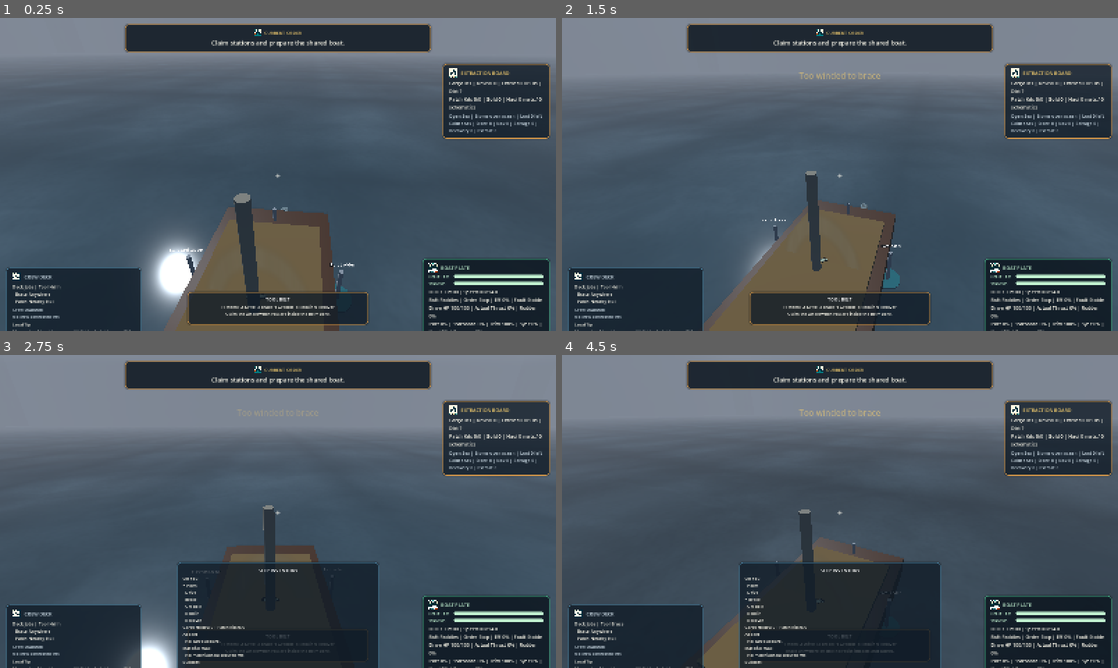
Above: before the commit, frames 1-4 (two rows, left to right).
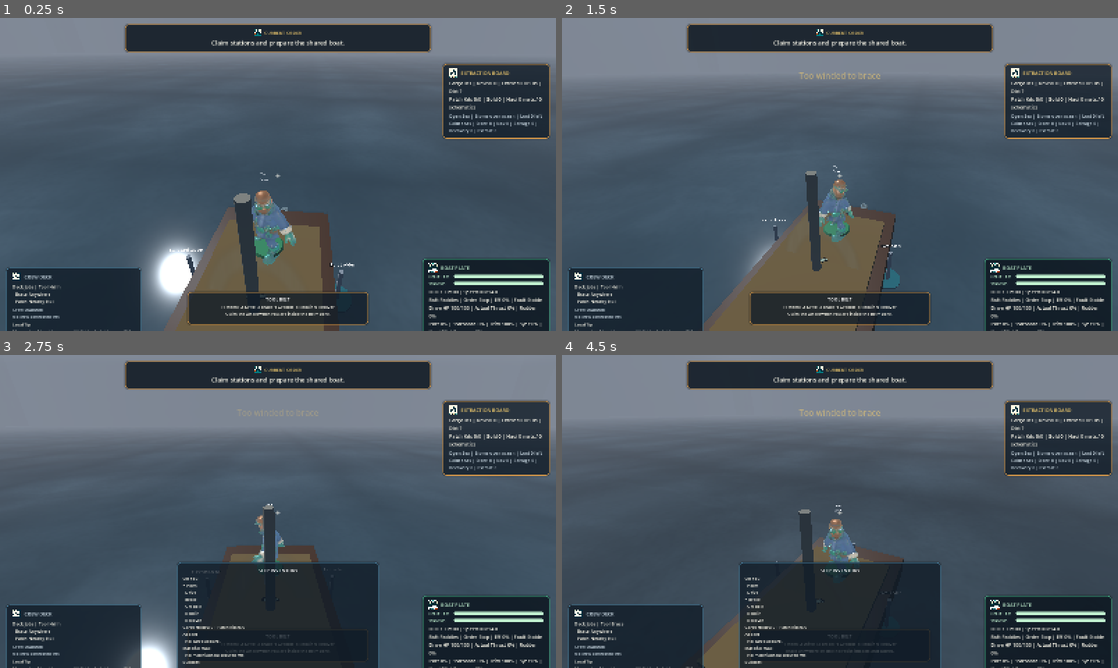
Above: after the commit, the same moments.

Repository: plypieng/built-a-boat-to-kill-mf
Game: Godot game, scene res://scenes/run_client/run_client.tscn
Same seed, same stepped clock (60 frames per second), same inputs: the game is played once before the commit and once after it. This scene is started directly instead of the project's main scene. A sky picture missing from this copy of the repository is replaced by a grey-blue gradient.
Inputs (mouse positions are in pixels of both pictures, inside the frame that each line leads up to):
- Up to frame 1 (0.25 s): no input
- Up to frame 2 (1.5 s): tap Enter at 0.5 s; move the mouse to (867, 174) at 0.52 s; hold Up from 0.53 s (still down); tap Tab at 0.6 s; click (867, 174) at 0.67 s; tap Space at 0.77 s; move the mouse to (812, 174) at 1.27 s; tap H at 1.35 s
- Up to frame 3 (2.75 s): keep holding Up; tap Space at 1.52 s; move the mouse to (289, 505) at 2.02 s; tap I at 2.1 s
- Up to frame 4 (4.5 s): keep holding Up; move the mouse to (834, 517) at 2.77 s; tap 1 at 2.85 s; click (834, 517) at 2.92 s; tap Space at 3.02, 3.77 s; move the mouse to (878, 514) at 3.52 s; tap 2 at 3.6 s; move the mouse to (795, 508) at 4.27 s; tap 3 at 4.35 s

The runs differ from the first frame. In frame 1, 1.1% of the frame differs, in the area x 45-54%, y 49-80%; in frame 2, 0.8%; in frame 3, 0.2%; in frame 4, 0.6%.

Commit message:
Extract run local avatar scene

Diff:
--- a/scenes/run_client/run_client.gd
+++ b/scenes/run_client/run_client.gd
@@ -2,6 +2,7 @@
 
 const HANGAR_SCENE := "res://scenes/hangar/hangar.tscn"
 const LOADING_SCENE := "res://scenes/boot/loading_screen.tscn"
+const PLAYER_CONTROLLER_SCENE := preload("res://scenes/shared/avatar/player_controller_3d.tscn")
 const PLAYER_AVATAR_VISUAL_SCENE := preload("res://scenes/shared/avatar/player_avatar_visual.tscn")
 const RunWorldGenerator = preload("res://systems/worldgen/run_world_generator.gd")
 const HudIconLibrary = preload("res://scenes/shared/hud_icon_library.gd")
@@ -93,6 +94,7 @@
 var main_block_container: Node3D
 var sinking_chunk_container: Node3D
 var crew_container: Node3D
+var local_run_avatar_controller: CharacterBody3D
 var wake_root: Node3D
 var wake_mesh_instance: MeshInstance3D
 var wake_material: ShaderMaterial
@@ -377,6 +379,7 @@
 	_build_recovery_visuals()
 
 	crew_container = _ensure_child_node3d(boat_root, "CrewContainer")
+	_build_local_run_avatar_controller()
 	wake_root = _ensure_child_node3d(boat_root, "WakeRoot")
 	_ensure_sea_fx()
 
@@ -1314,6 +1317,97 @@
 	local_run_avatar_velocity = snapshot.get("velocity", Vector3.ZERO)
 	local_run_avatar_mode = str(snapshot.get("mode", NetworkRuntime.RUN_AVATAR_MODE_DECK))
 	local_avatar_facing_y = float(snapshot.get("facing_y", PI))
+	_refresh_local_run_avatar_controller()
+
+func _build_local_run_avatar_controller() -> void:
+	local_run_avatar_controller = boat_root.get_node_or_null("LocalAvatar") as CharacterBody3D
+	if local_run_avatar_controller == null:
+		local_run_avatar_controller = PLAYER_CONTROLLER_SCENE.instantiate() as CharacterBody3D
+		if local_run_avatar_controller == null:
+			return
+		local_run_avatar_controller.name = "LocalAvatar"
+		boat_root.add_child(local_run_avatar_controller)
+	local_run_avatar_controller.collision_layer = 0
+	local_run_avatar_controller.collision_mask = 0
+	var collision_shape := local_run_avatar_controller.get_node_or_null("CollisionShape3D") as CollisionShape3D
+	if collision_shape != null:
+		collision_shape.disabled = true
+	if local_run_avatar_controller.has_method("set_tool_visible"):
+		local_run_avatar_controller.call("set_tool_visible", false)
+	_refresh_local_run_avatar_controller()
+
+func _refresh_local_run_avatar_controller() -> void:
+	if local_run_avatar_controller == null:
+		return
+	var local_state := _get_local_run_avatar_state()
+	var station_id := NetworkRuntime.get_peer_station_id(_get_local_peer_id())
+	var overboard := _is_local_overboard()
+	var downed := _is_local_downed()
+	var badge_text := _format_avatar_badges(local_state)
+	var role_label := "Downed" if downed else ("Overboard" if overboard else (NetworkRuntime.get_station_label(station_id) if not station_id.is_empty() else "Crew"))
+	if not badge_text.is_empty():
+		role_label += " [%s]" % badge_text
+	var display_name := str(NetworkRuntime.peer_snapshot.get(_get_local_peer_id(), {}).get("name", "You"))
+	var highlight_color := _get_run_avatar_highlight_color(_get_local_peer_id(), station_id, overboard, downed)
+	if local_run_avatar_controller.has_method("configure_presentation"):
+		local_run_avatar_controller.call(
+			"configure_presentation",
+			display_name,
+			highlight_color,
+			highlight_color.lightened(0.22),
+			Color(0.96, 0.98, 1.0),
+			role_label
+		)
+	else:
+		var avatar_visual := local_run_avatar_controller.get_node_or_null("AvatarVisual") as Node3D
+		if avatar_visual != null and avatar_visual.has_method("set_display_text"):
+			avatar_visual.call("set_display_text", display_name, role_label)
+	if local_run_avatar_controller.has_method("set_tool_visible"):
+		local_run_avatar_controller.call("set_tool_visible", false)
+
+func _update_local_run_avatar_controller(delta: float) -> void:
+	if local_run_avatar_controller == null:
+		return
+	var local_state := _get_local_run_avatar_state()
+	var station_id := NetworkRuntime.get_peer_station_id(_get_local_peer_id())
+	var overboard := _is_local_overboard()
+	var downed := _is_local_downed()
+	var local_reaction := _get_reaction_visual(_get_local_peer_id())
+	var local_knockback := Vector3.ZERO
+	var intensity := 0.0
+	if not local_reaction.is_empty():
+		var active_time := float(local_reaction.get("active_time", 0.0))
+		var recovery_time := float(local_reaction.get("recovery_time", 0.0))
+		var recovery_duration := maxf(0.01, float(local_reaction.get("recovery_duration", 0.01)))
+		intensity = 1.0 if active_time > 0.0 else clampf(recovery_time / recovery_duration, 0.0, 1.0) * 0.55
+		var knockback: Vector3 = local_reaction.get("knockback_velocity", Vector3.ZERO)
+		local_knockback = boat_root.global_transform.basis.inverse() * knockback
+	var target_yaw := local_avatar_facing_y
+	if overboard:
+		var target_world_position: Vector3 = local_state.get("world_position", _get_local_avatar_world_position())
+		target_world_position.y += sin(connect_time_seconds * 2.8 + float(_get_local_peer_id())) * 0.05
+		local_run_avatar_controller.top_level = true
+		local_run_avatar_controller.global_position = local_run_avatar_controller.global_position.lerp(target_world_position, minf(1.0, delta * 8.0))
+		local_run_avatar_controller.rotation.y = lerp_angle(local_run_avatar_controller.rotation.y, target_yaw, minf(1.0, delta * 10.0))
+		local_run_avatar_controller.rotation.x = lerp_angle(local_run_avatar_controller.rotation.x, 0.12 + clampf(local_knockback.z * -0.03 * intensity, -0.18, 0.18), minf(1.0, delta * 10.0))
+		local_run_avatar_controller.rotation.z = lerp_angle(local_run_avatar_controller.rotation.z, clampf(local_knockback.x * 0.04 * intensity, -0.18, 0.18), minf(1.0, delta * 10.0))
+	else:
+		var target_position := _get_local_run_avatar_target() if not station_id.is_empty() and _station_anchors_avatar(station_id) else local_run_avatar_position
+		target_position += local_knockback * 0.08 * intensity
+		target_position.y += sin(connect_time_seconds * 22.0 + float(_get_local_peer_id())) * 0.06 * intensity
+		local_run_avatar_controller.top_level = false
+		if downed:
+			target_position.y = maxf(0.34, target_position.y - 0.38)
+		local_run_avatar_controller.scale.y = lerpf(local_run_avatar_controller.scale.y, 0.55 if downed else 1.0, minf(1.0, delta * 8.0))
+		local_run_avatar_controller.position = local_run_avatar_controller.position.lerp(target_position, minf(1.0, delta * 8.5))
+		local_run_avatar_controller.rotation.y = lerp_angle(local_run_avatar_controller.rotation.y, target_yaw, minf(1.0, delta * 10.0))
+		local_run_avatar_controller.rotation.x = lerp_angle(local_run_avatar_controller.rotation.x, -0.42 if downed else clampf(local_knockback.z * -0.05 * intensity, -0.42, 0.42), minf(1.0, delta * 12.0))
+		local_run_avatar_controller.rotation.z = lerp_angle(local_run_avatar_controller.rotation.z, 1.08 if downed else clampf(local_knockback.x * 0.055 * intensity, -0.48, 0.48), minf(1.0, delta * 12.0))
+	local_run_avatar_controller.velocity = local_run_avatar_velocity
+	if local_run_avatar_controller.has_method("set_motion_blend"):
+		local_run_avatar_controller.call("set_motion_blend", _get_run_avatar_motion_blend(local_state, overboard, downed))
+	elif local_run_avatar_controller.has_method("set_motion_state"):
+		local_run_avatar_controller.call("set_motion_state", _get_run_avatar_motion_state(local_state, overboard, downed))
 
 func _sanitize_local_run_avatar_position(deck_position: Vector3, fallback_position = null) -> Vector3:
 	return NetworkRuntime.sanitize_run_avatar_deck_position(deck_position, fallback_position)
@@ -1993,6 +2087,7 @@
 	_refresh_runtime_block_visuals()
 	_refresh_sinking_chunk_visuals()
 	_refresh_station_visuals()
+	_refresh_local_run_avatar_controller()
 	_refresh_crew_visuals()
 	_refresh_hazard_visuals()
 	_refresh_loot_visuals()
@@ -2705,6 +2800,8 @@
 
 	var idle_slot_index := 0
 	for peer_id in NetworkRuntime.get_player_peer_ids():
+		if int(peer_id) == _get_local_peer_id():
+			continue
 		var peer_data: Dictionary = NetworkRuntime.peer_snapshot[peer_id]
 		var crew_member := Node3D.new()
 		var station_id := NetworkRuntime.get_peer_station_id(int(peer_id))
@@ -3175,8 +3272,11 @@
 		_spawn_splash_burst(NetworkRuntime.boat_state.get("position", Vector3.ZERO), clampf(float(local_reaction.get("strength", 0.5)) * 1.1, 0.45, 1.2))
 
 func _update_crew_visuals(delta: float) -> void:
+	_update_local_run_avatar_controller(delta)
 	var idle_slot_index := 0
 	for peer_id in NetworkRuntime.get_player_peer_ids():
+		if int(peer_id) == _get_local_peer_id():
+			continue
 		var visual: Dictionary = crew_visuals.get(int(peer_id), {})
 		var crew_root := visual.get("root") as Node3D
 		if crew_root == null:
@@ -4480,6 +4580,7 @@
 		get_tree().change_scene_to_file(LOADING_SCENE)
 
 func _on_peer_snapshot_changed(_snapshot: Dictionary) -> void:
+	_refresh_local_run_avatar_controller()
 	_refresh_crew_visuals()
 	_refresh_station_visuals()
 	_refresh_hud()
@@ -4535,6 +4636,7 @@
 		_push_event_callout("Crew Downed", HUD_TEXT_DANGER, 2.0)
 	last_hud_overboard_count = overboard_count
 	last_hud_downed_count = downed_count
+	_refresh_local_run_avatar_controller()
 	_refresh_crew_visuals()
 	_refresh_hud()
 
--- a/scenes/run_client/run_client.tscn
+++ b/scenes/run_client/run_client.tscn
@@ -1,9 +1,10 @@
-[gd_scene load_steps=11 format=3]
+[gd_scene load_steps=12 format=3]
 
 [ext_resource type="Script" path="res://scenes/run_client/run_client.gd" id="1"]
 [ext_resource type="PackedScene" path="res://scenes/run_client/run_environment.tscn" id="2_env"]
 [ext_resource type="PackedScene" path="res://scenes/run_client/run_hud.tscn" id="3_hud"]
 [ext_resource type="PackedScene" path="res://scenes/run_client/run_result_overlay.tscn" id="4_overlay"]
+[ext_resource type="PackedScene" path="res://scenes/shared/avatar/player_controller_3d.tscn" id="5_player"]
 
 [sub_resource type="BoxMesh" id="hull_mesh"]
 size = Vector3(3.3, 0.72, 6.2)
@@ -74,6 +75,9 @@
 
 [node name="CrewContainer" type="Node3D" parent="BoatRoot"]
 
+[node name="LocalAvatar" parent="BoatRoot" instance=ExtResource("5_player")]
+position = Vector3(0, 0.92, 1.35)
+
 [node name="RunCamera" type="Camera3D" parent="."]
 position = Vector3(0, 5.5, 10.5)
 current = true
